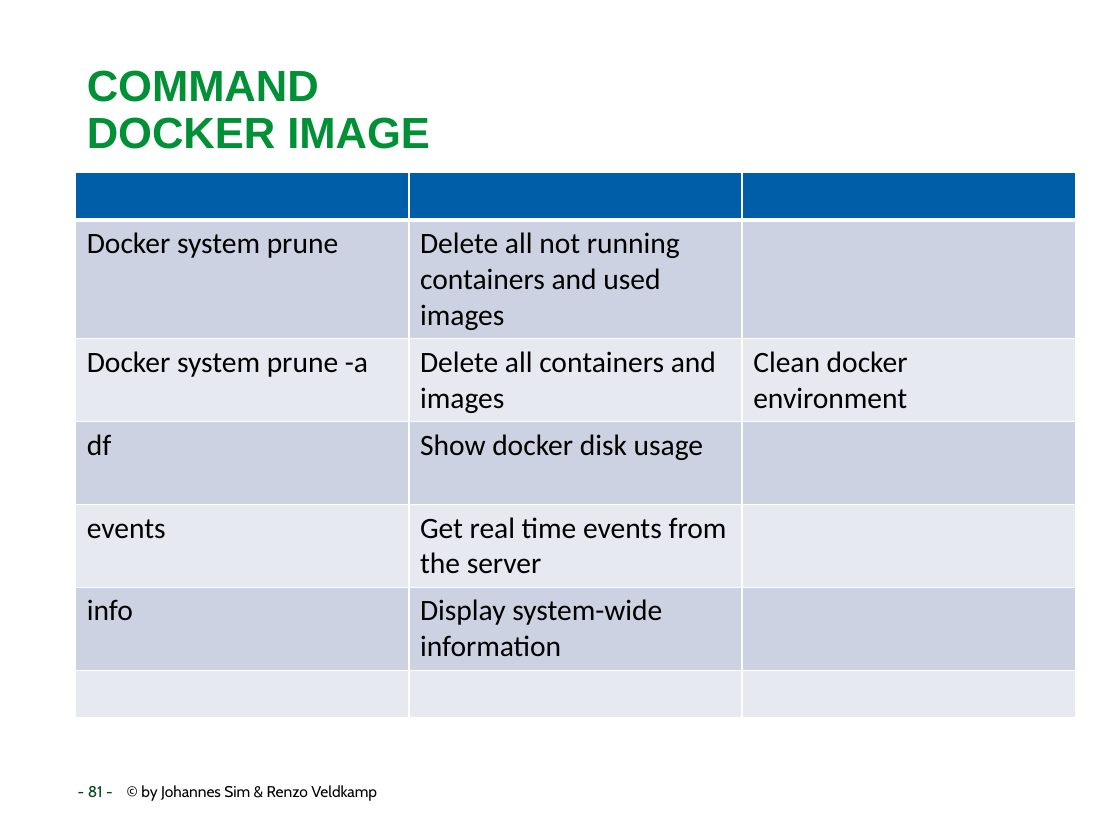
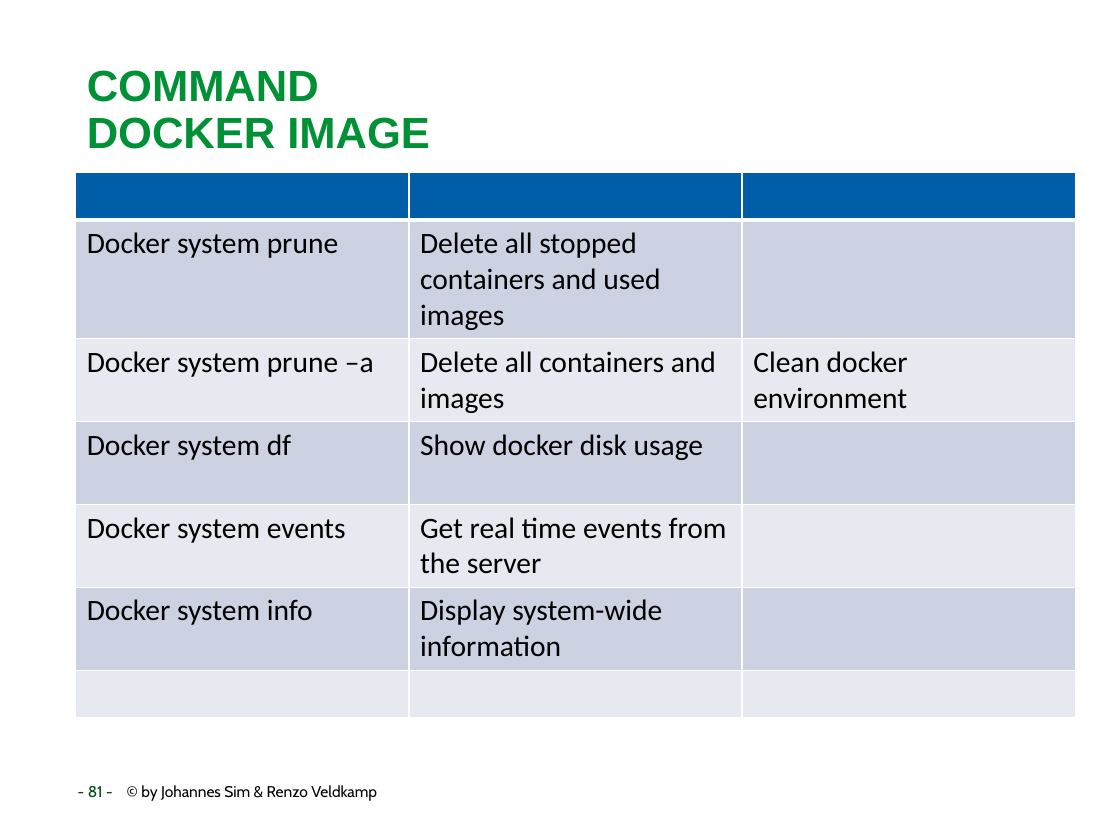
Before and after one commit to RenzoVeldkamp/MicroContainer, a slide deck: slide 81 of Presentatie/Docker101.pptx. Drawn at 1120x840 pixels with LibreOffice and Linux fonts; fonts in the diff are those of the drawing; background and template pictures are left out. Boxes give left, top, right and bottom in pixels: in the first picture for what was removed or moved away, otherwise in the second. Text is boxed around its words. In the diff, an @@ line names an element or a change of style, - is before the commit and + after.

Commit message:
Docker101 1.0

```diff
--- a/Presentatie/Docker101.pptx
+++ b/Presentatie/Docker101.pptx
@@ table at box(76, 172, 1077, 712) @@
-row 2, column 2: Delete all not running containers and used images
+row 2, column 2: Delete all stopped containers and used images
-row 3, column 1: Docker system prune -a
+row 3, column 1: Docker system prune –a
-row 4, column 1: df
+row 4, column 1: Docker system df
-row 5, column 1: events
+row 5, column 1: Docker system events
-row 6, column 1: info
+row 6, column 1: Docker system info
```
Also in this commit, not shown: 30 other slides changed, 1 slide added, 10 slides removed.
